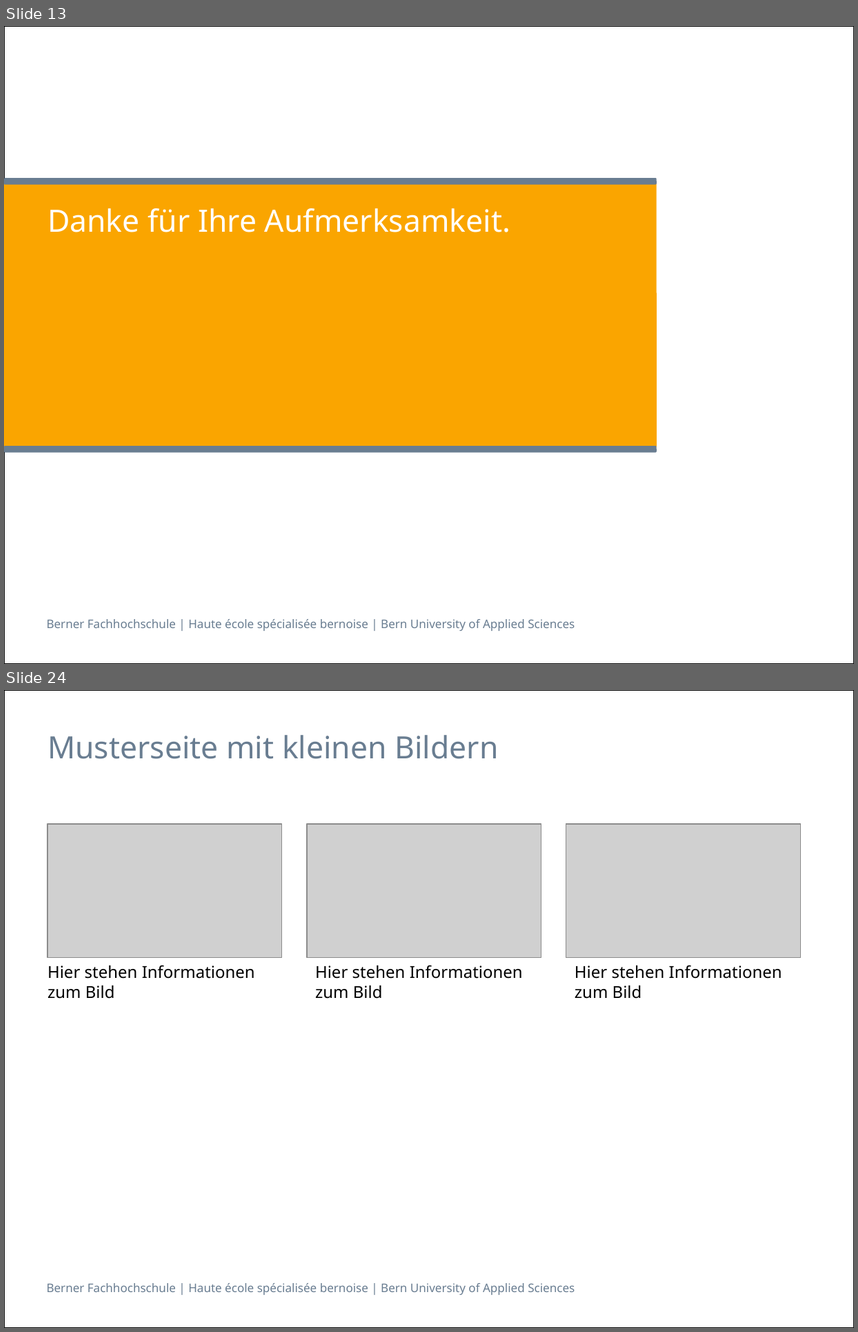
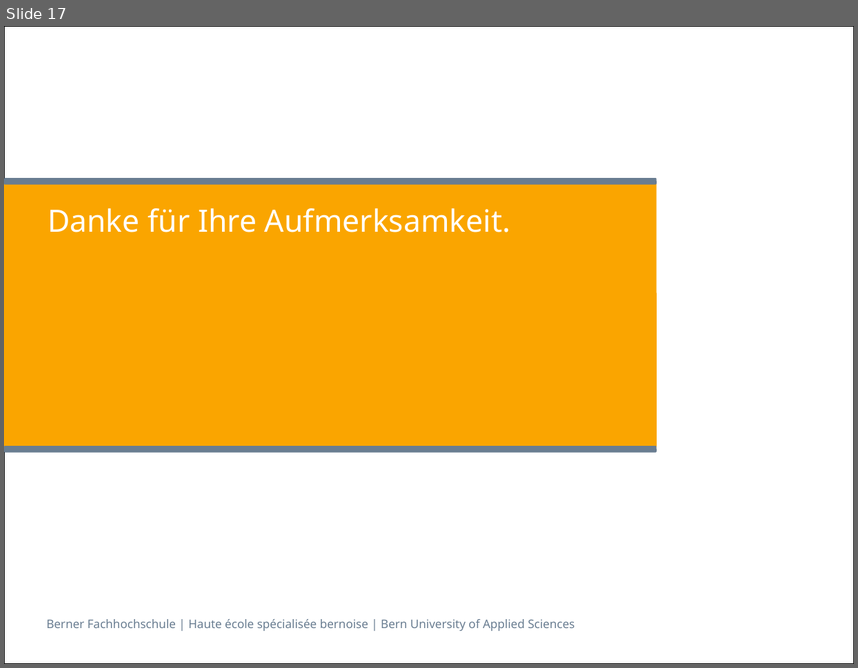
Before and after one commit to sevib1/ch.bfh.btx8081.w2016.blue, a slide deck: doc/CS1/Präsentation_CS1_Task_3_Blau.pptx. Shown one above the other, each under a label of ours: slides 13 and 24 before the commit, slide 17 after it; the slides between them are not shown. The pictures are 858x1332 and 858x668 pixels, drawn with LibreOffice and Linux fonts; fonts in the diff are those of the drawing; grey boxes stand for pictures. Boxes give left, top, right and bottom in pixels: in the first picture for what was removed or moved away, otherwise in the second. Text is boxed around its words. In the diff, an @@ line names an element or a change of style, - is before the commit and + after.

```diff
--- a/doc/CS1/Präsentation_CS1_Task_3_Blau.pptx
+++ b/doc/CS1/Präsentation_CS1_Task_3_Blau.pptx
@@ slide 24 removed at box(4, 690, 854, 1328), background #FFFFFF; not listed: 2 template elements that a slide beside it also shows @@
@@ title removed at box(47, 735, 498, 759) @@
-Musterseite mit kleinen Bildern
@@ picture removed at box(47, 823, 282, 957) @@
@@ picture removed at box(307, 823, 542, 957) @@
@@ picture removed at box(566, 823, 800, 957) @@
@@ text removed at box(47, 965, 255, 998) @@
-Hier stehen Informationen zum Bild
@@ text removed at box(315, 965, 523, 998) @@
-Hier stehen Informationen zum Bild
@@ text removed at box(575, 965, 782, 998) @@
-Hier stehen Informationen zum Bild
@@ what was slide 13 is now slide 17 @@
```
Also in this commit, not shown: 1 slide changed, 5 slides added, 21 other slides removed.
